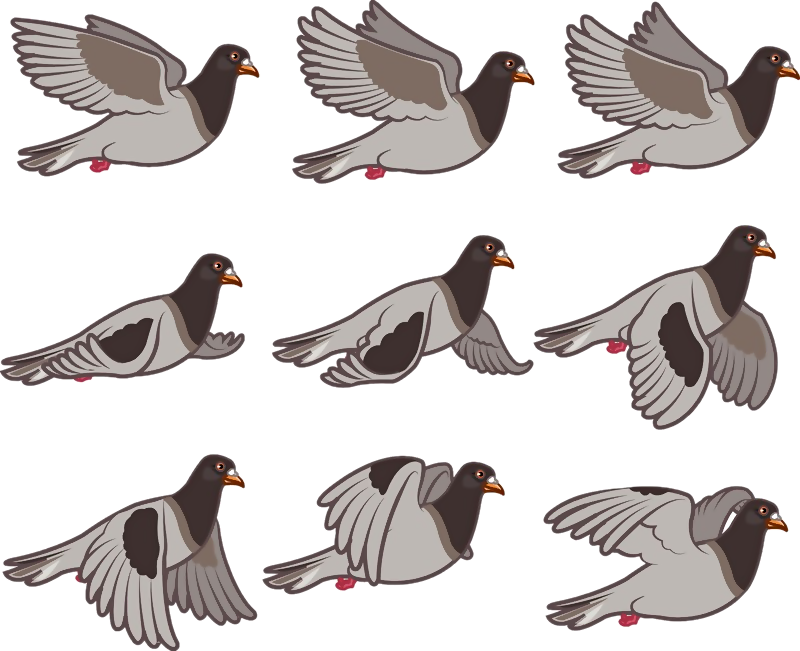
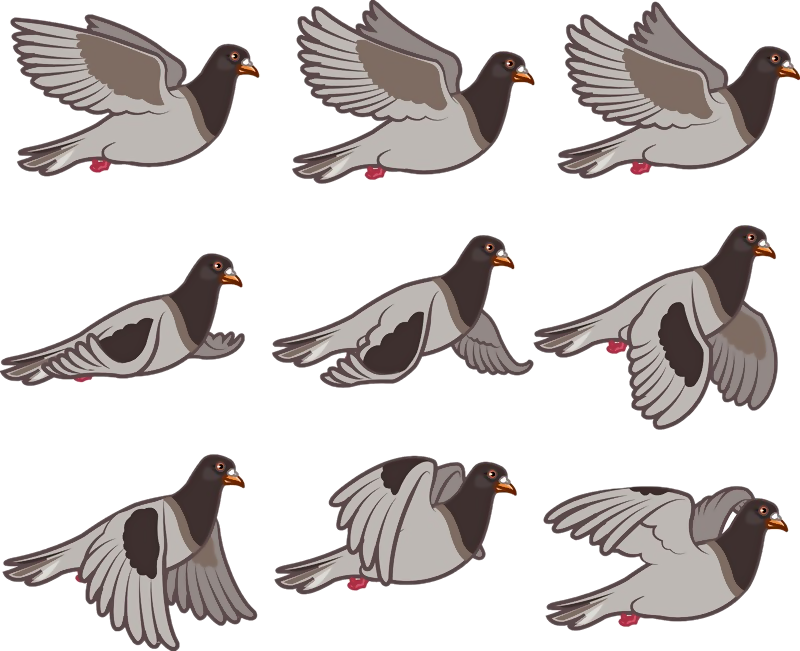
Layers edited between the first and the second 800px x 651px image:
painted on "Pigeon-Original.jpg" over [left=262, top=455, right=518, bottom=595]
